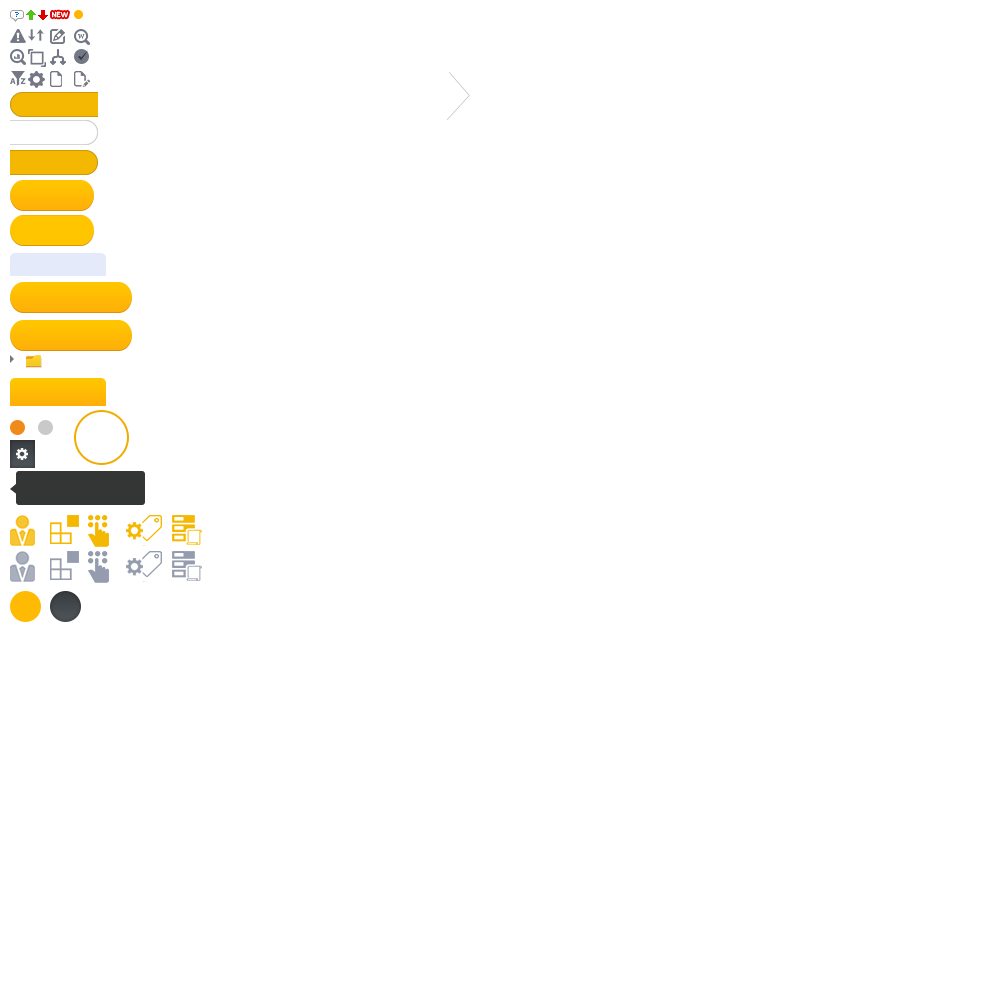
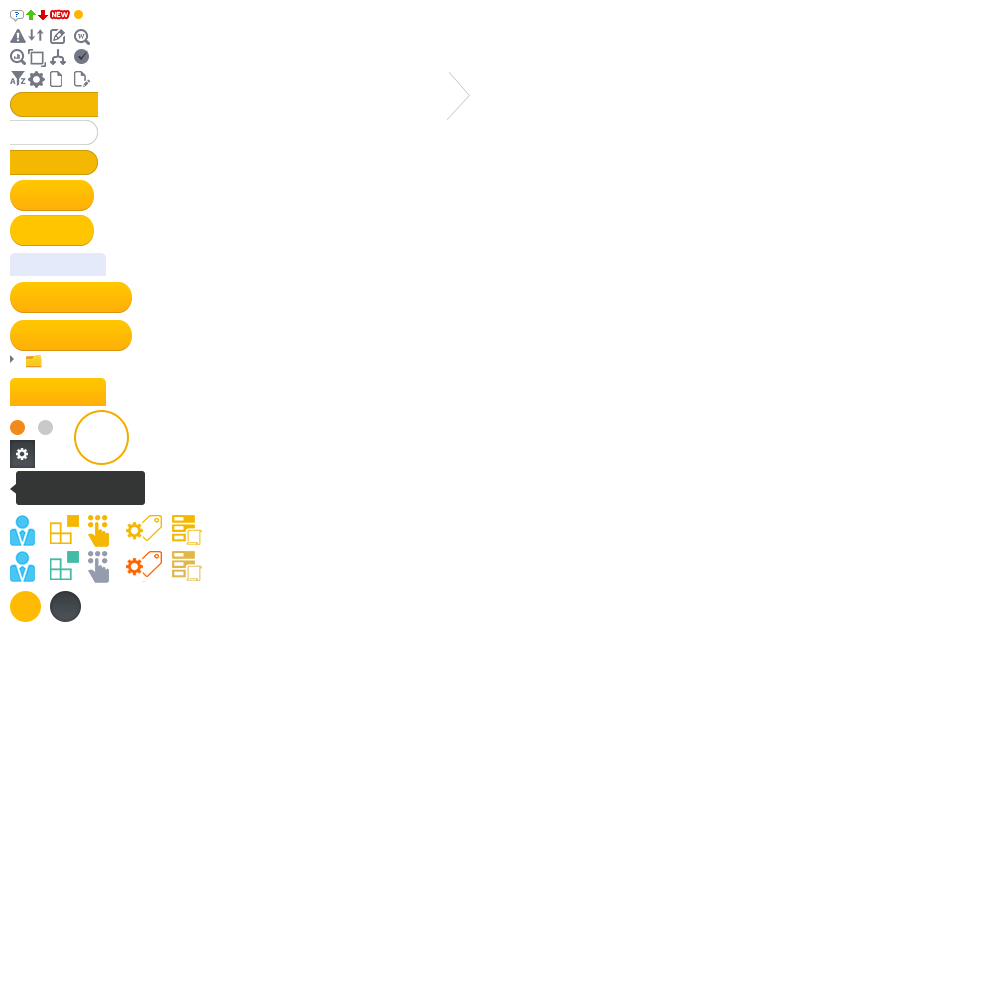
Layered file, before and after one edit (1000px x 1000px). Changes by layer:
pixels changed over <box>10,515,202,582</box> (layer not identified)
